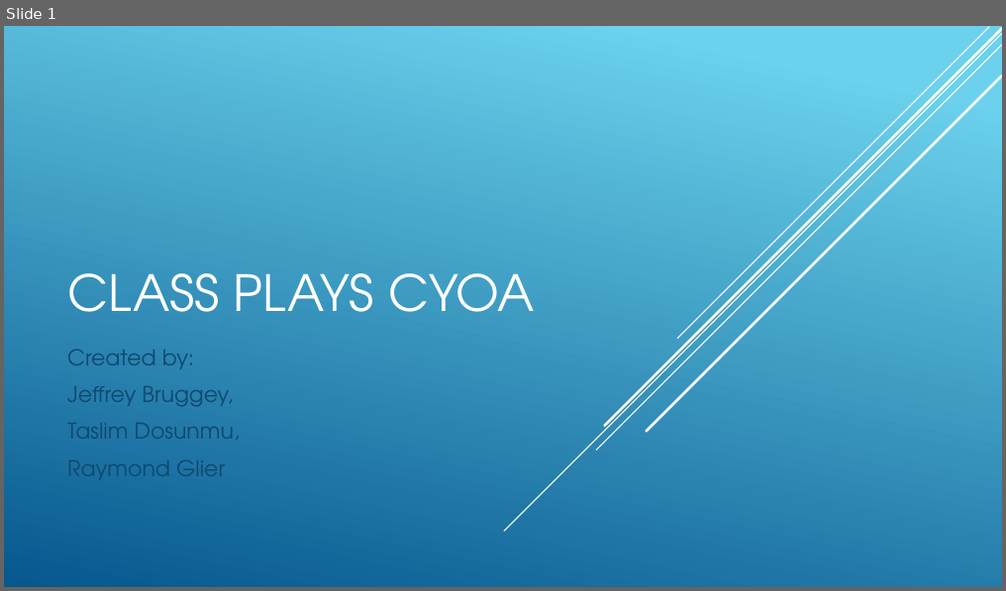
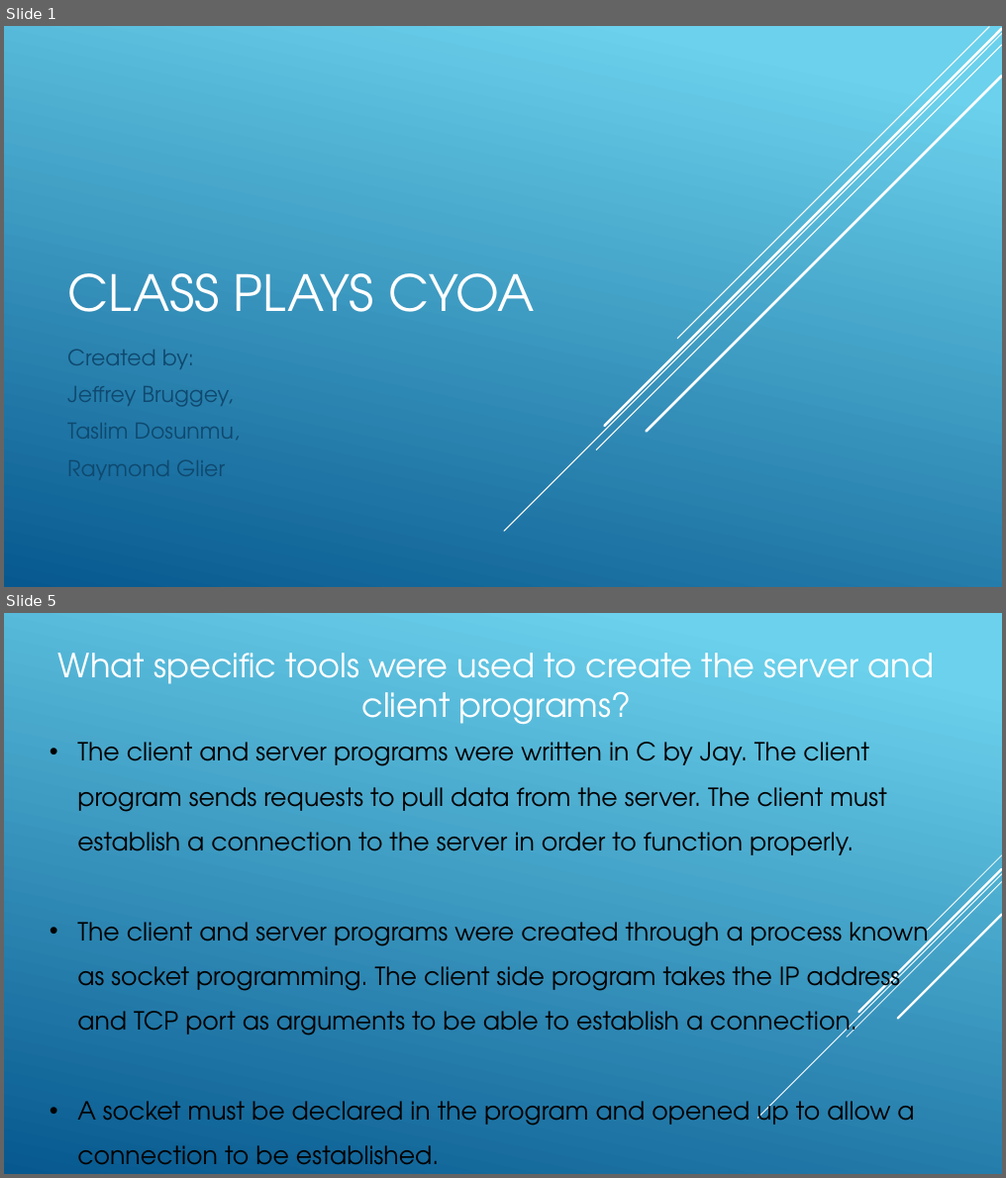
Before and after one commit to JayDosunmu/class_plays_cyoa, a slide deck: SLP_Project_Demo.pptx. Shown one above the other, each under a label of ours: slide 1 before the commit, slides 1 and 5 after it; the slides between them are not shown. The pictures are 1006x591 and 1006x1178 pixels, drawn with LibreOffice and Linux fonts; fonts in the diff are those of the drawing. Boxes give left, top, right and bottom in pixels: in the first picture for what was removed or moved away, otherwise in the second. Text is boxed around its words. In the diff, an @@ line names an element or a change of style, - is before the commit and + after.

Commit message:
update ppt

```diff
--- a/SLP_Project_Demo.pptx
+++ b/SLP_Project_Demo.pptx
@@ slide 5 added at box(4, 613, 1002, 1174), background gradient #6ED2EB to #06588E @@
@@ text added at box(58, 653, 934, 724), 32 pt, text #FFFFFF @@
+What specific tools were used to create the server and client programs?
@@ text added at box(77, 742, 928, 1165), 24 pt, text #000000 @@
+• The client and server programs were written in C by Jay. The client program sends requests to pull data from the server. The client must establish a connection to the server in order to function properly.
+• The client and server programs were created through a process known as socket programming. The client side program takes the IP address and TCP port as arguments to be able to establish a connection.
+• A socket must be declared in the program and opened up to allow a connection to be established.
@@ group added at box(757, 856, 1002, 1118): 5 lines @@
```
Also in this commit, not shown: 5 other slides added, 1 slide removed.
